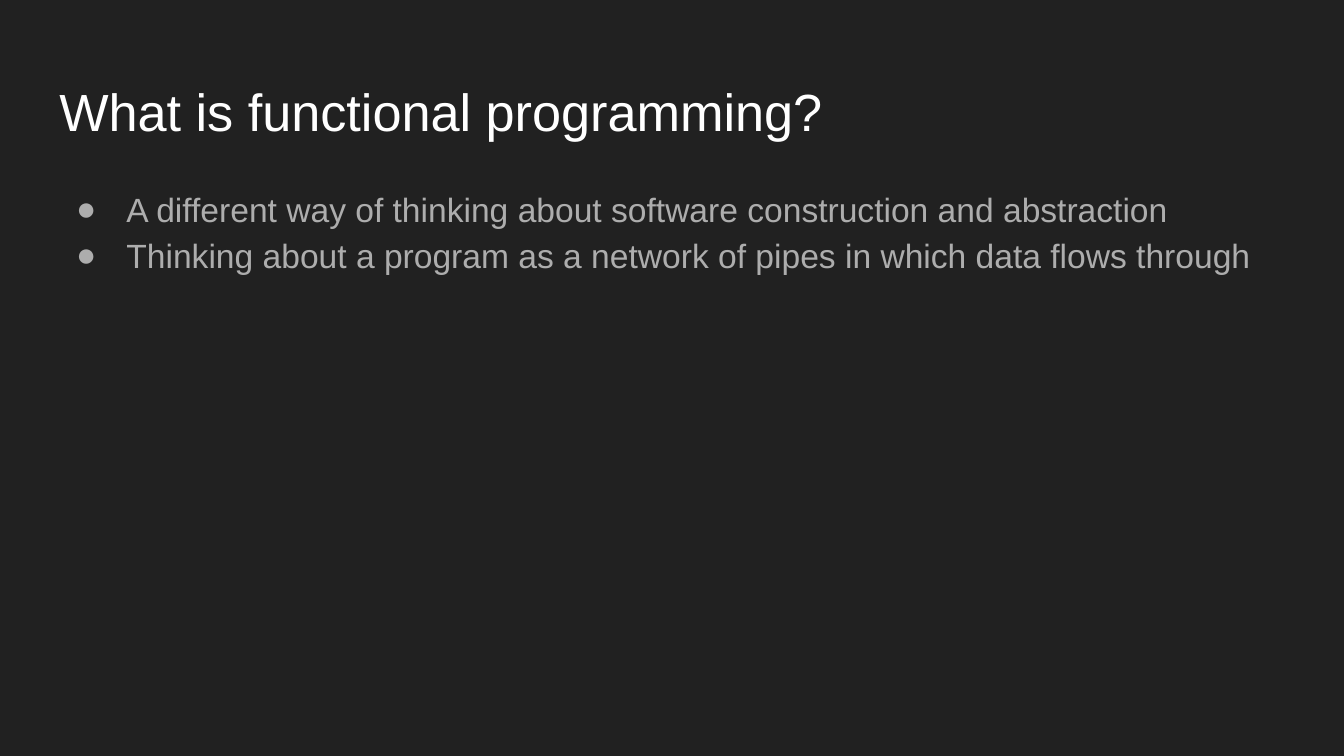
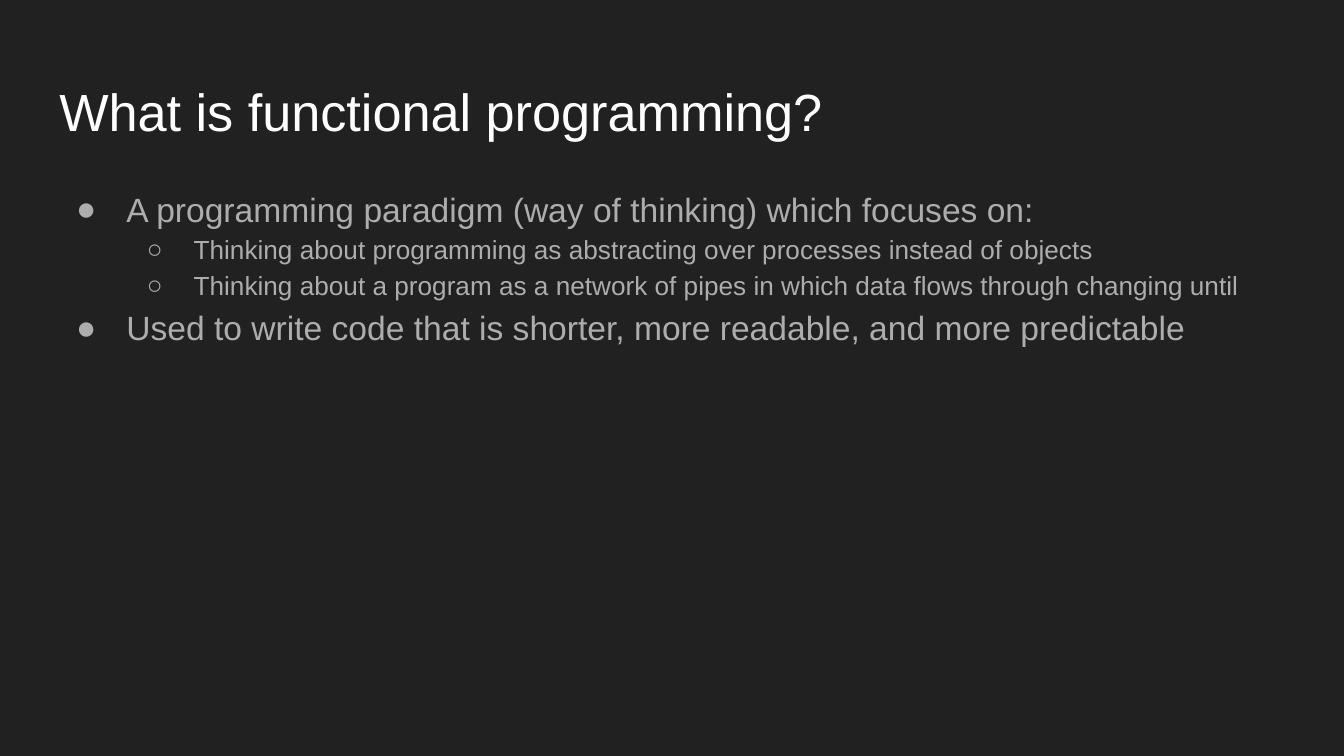
Before and after one commit to evanrupert/haskell-presentation, a slide deck: slide 3 of programming_in_haskell.pptx. Drawn at 1344x756 pixels with LibreOffice and Linux fonts; fonts in the diff are those of the drawing. Boxes give left, top, right and bottom in pixels: in the first picture for what was removed or moved away, otherwise in the second. Text is boxed around its words. In the diff, an @@ line names an element or a change of style, - is before the commit and + after.

Commit message:
Updated presentation

```diff
--- a/programming_in_haskell.pptx
+++ b/programming_in_haskell.pptx
@@ text at [126, 197, 1238, 346]: text changed; size 18 to 14 pt @@
-● A different way of thinking about software construction and abstraction
-● Thinking about a program as a network of pipes in which data flows through
+● A programming paradigm (way of thinking) which focuses on:
+  ○ Thinking about programming as abstracting over processes instead of objects
+  ○ Thinking about a program as a network of pipes in which data flows through changing until
+● Used to write code that is shorter, more readable, and more predictable
```
Also in this commit, not shown: 3 other slides changed, 1 other file.
